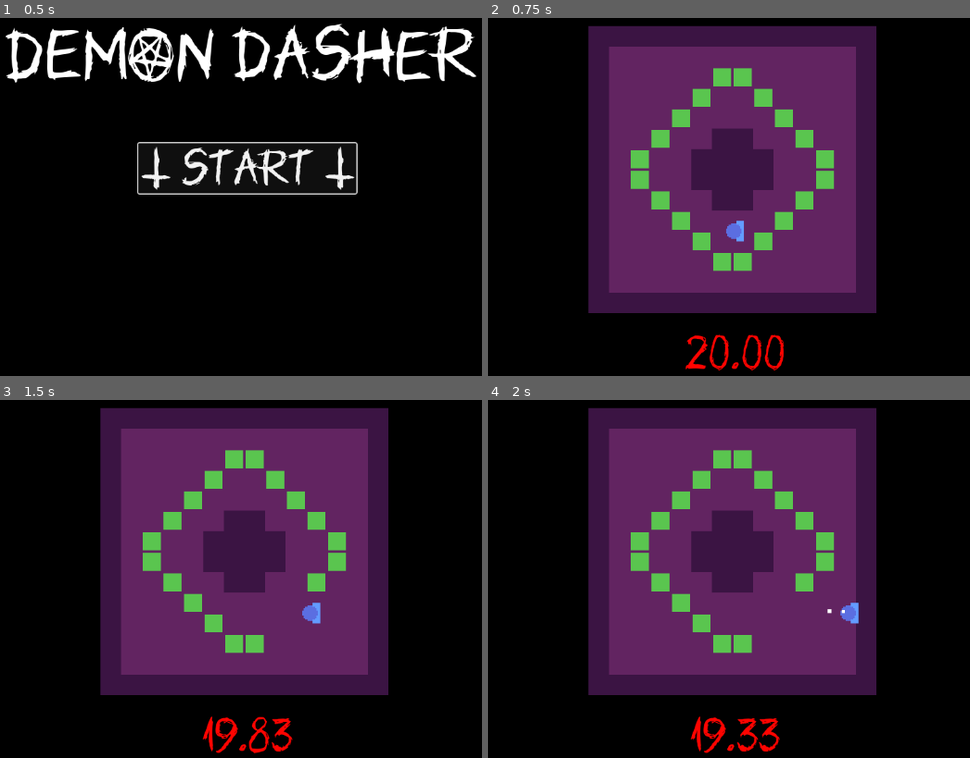
Above: before the commit, frames 1-4 (two rows, left to right).
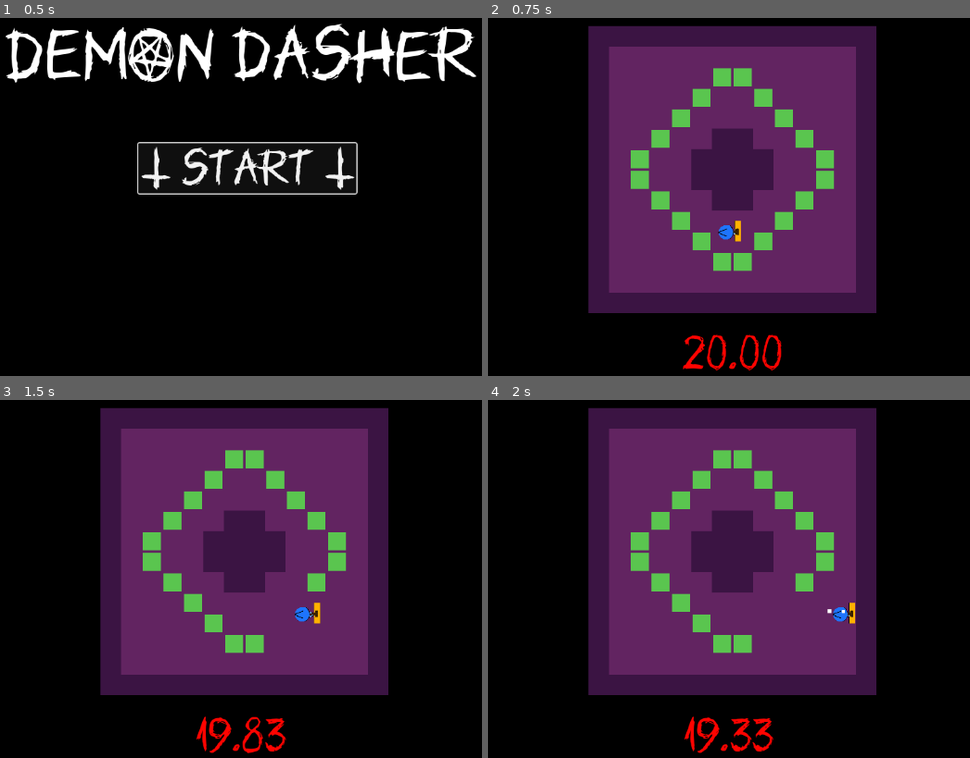
Above: after the commit, the same moments.

Repository: OwlyCode/LD55
Game: Godot game, scene res://Menu.tscn
The game is run twice, just before and just after one commit, with the same random seed, the same clock (stepped at 60 frames per second) and the same inputs.
Inputs:
- Up to frame 1 (0.5 s): no input
- Up to frame 2 (0.75 s): click "T Start T" at 0.5 s
- Up to frame 3 (1.5 s): tap Enter at 1.25 s; hold D (right) from 1.28 s (still down); tap Space (dash) at 1.35 s
- Up to frame 4 (2 s): keep holding D (right)

Frame 1 is identical in both runs. In frame 2, 1.2% of the frame differs, in the area x 40-62%, y 56-99%; in frame 3, 1.4%, in the area x 40-67%, y 56-99%; in frame 4, 1.4%.

Commit message:
Stuff

Diff:
--- a/GameController.gd
+++ b/GameController.gd
@@ -20,13 +20,19 @@
 func _process(_delta):
 	if current_level_instance != null:
 		if current_level_instance.get_node("TileMap").won:
-			#level.queue_free()
-			# current_level = (current_level + 1) % len(levels)
+			if victory_screen.visible == false:
+				victory_screen.get_node("VBoxContainer").position.y = -1000.0
+				get_node("/root/Game/VictorySound").play()
+				%VictorySlide.play("slide_ui");
+
 			victory_screen.visible = true;
 			%VictoryButton.grab_focus();
 
 		elif current_level_instance.get_node("TileMap").lost:
-			#level.queue_free()
+			if defeat_screen.visible == false:
+				get_node("/root/Game/DefeatSound").play()
+				%DefeatSlide.play("ui_slide");
+
 			defeat_screen.visible = true;
 			%DefeatButton.grab_focus();
 
--- a/Hero.gd
+++ b/Hero.gd
@@ -10,6 +10,9 @@
 
 	if velocity:
 		look_at(transform.origin + direction)
+		$AnimatedSprite2D.play("move")
+	else:
+		$AnimatedSprite2D.play("idle")
 
 var dash_asked = false
 
--- a/TimeDisplay.gd
+++ b/TimeDisplay.gd
@@ -6,4 +6,4 @@
 	if level == null:
 		return
 
-	text = "%.2f" % level.time
+	text = "%05.2f" % level.time
--- a/game.tscn
+++ b/game.tscn
@@ -1,12 +1,37 @@
-[gd_scene load_steps=13 format=3 uid="uid://d0bhst7mxaeo0"]
+[gd_scene load_steps=21 format=3 uid="uid://d0bhst7mxaeo0"]
 
 [ext_resource type="Script" path="res://GameController.gd" id="1_5damq"]
-[ext_resource type="Texture2D" uid="uid://dvc2l35t8t1uo" path="res://assets/hero.png" id="2_krm4d"]
 [ext_resource type="AudioStream" uid="uid://c8s1w4h4he2ql" path="res://assets/game_loop.mp3" id="2_p33cs"]
 [ext_resource type="Script" path="res://Hero.gd" id="3_ra3nm"]
 [ext_resource type="Script" path="res://TimeDisplay.gd" id="4_dm4ck"]
+[ext_resource type="Texture2D" uid="uid://cktul08japn6c" path="res://assets/hero/perso_principal0000.png" id="5_0ytsv"]
 [ext_resource type="FontFile" uid="uid://6ovh0s5ogn73" path="res://assets/Unutterable-Regular.ttf" id="6_gg3qu"]
+[ext_resource type="Texture2D" uid="uid://d335yy0w8orwg" path="res://assets/hero/perso_principal0001.png" id="6_l5nk5"]
 [ext_resource type="Texture2D" uid="uid://bgorf1ivrnuc0" path="res://assets/demon.png" id="7_0bdf2"]
+[ext_resource type="AudioStream" uid="uid://bkfl0spl1gb6c" path="res://assets/victory.wav" id="8_ebn7w"]
+[ext_resource type="AudioStream" uid="uid://bjt4fqvm5asxs" path="res://assets/defeat.wav" id="9_mg1cs"]
+
+[sub_resource type="SpriteFrames" id="SpriteFrames_bfs25"]
+animations = [{
+"frames": [{
+"duration": 1.0,
+"texture": ExtResource("6_l5nk5")
+}],
+"loop": true,
+"name": &"idle",
+"speed": 5.0
+}, {
+"frames": [{
+"duration": 1.0,
+"texture": ExtResource("5_0ytsv")
+}, {
+"duration": 1.0,
+"texture": ExtResource("6_l5nk5")
+}],
+"loop": true,
+"name": &"move",
+"speed": 5.0
+}]
 
 [sub_resource type="CircleShape2D" id="CircleShape2D_0cmyx"]
 radius = 6.0
@@ -21,8 +46,73 @@
 [sub_resource type="StyleBoxFlat" id="StyleBoxFlat_4i0eo"]
 bg_color = Color(0, 0.486275, 0.6, 0.658824)
 
+[sub_resource type="Animation" id="Animation_hibcg"]
+resource_name = "slide_ui"
+length = 0.5
+tracks/0/type = "value"
+tracks/0/imported = false
+tracks/0/enabled = true
+tracks/0/path = NodePath("UI/Victory/VBoxContainer:position")
+tracks/0/interp = 1
+tracks/0/loop_wrap = true
+tracks/0/keys = {
+"times": PackedFloat32Array(0, 0.5),
+"transitions": PackedFloat32Array(0.210224, 4.43828),
+"update": 0,
+"values": [Vector2(276, -300), Vector2(276, 251.5)]
+}
+tracks/1/type = "value"
+tracks/1/imported = false
+tracks/1/enabled = true
+tracks/1/path = NodePath("UI/Victory/VBoxContainer/HFlowContainer/VictoryButton:visible")
+tracks/1/interp = 1
+tracks/1/loop_wrap = true
+tracks/1/keys = {
+"times": PackedFloat32Array(0, 0.5),
+"transitions": PackedFloat32Array(1, 1),
+"update": 1,
+"values": [false, true]
+}
+
+[sub_resource type="AnimationLibrary" id="AnimationLibrary_81cgb"]
+_data = {
+"slide_ui": SubResource("Animation_hibcg")
+}
+
 [sub_resource type="StyleBoxFlat" id="StyleBoxFlat_6nblo"]
 bg_color = Color(0.6, 0.0705882, 0, 0.658824)
+
+[sub_resource type="Animation" id="Animation_r1ani"]
+resource_name = "ui_slide"
+tracks/0/type = "value"
+tracks/0/imported = false
+tracks/0/enabled = true
+tracks/0/path = NodePath("VBoxContainer:position")
+tracks/0/interp = 1
+tracks/0/loop_wrap = true
+tracks/0/keys = {
+"times": PackedFloat32Array(0, 1),
+"transitions": PackedFloat32Array(1, 1),
+"update": 0,
+"values": [Vector2(276, 1000), Vector2(276, 452)]
+}
+tracks/1/type = "value"
+tracks/1/imported = false
+tracks/1/enabled = true
+tracks/1/path = NodePath("%DefeatButton:visible")
+tracks/1/interp = 1
+tracks/1/loop_wrap = true
+tracks/1/keys = {
+"times": PackedFloat32Array(0, 1),
+"transitions": PackedFloat32Array(1, 1),
+"update": 1,
+"values": [false, true]
+}
+
+[sub_resource type="AnimationLibrary" id="AnimationLibrary_sia51"]
+_data = {
+"ui_slide": SubResource("Animation_r1ani")
+}
 
 [node name="Game" type="Node2D"]
 script = ExtResource("1_5damq")
@@ -33,7 +123,7 @@
 
 [node name="AudioStreamPlayer" type="AudioStreamPlayer" parent="."]
 stream = ExtResource("2_p33cs")
-volume_db = -15.361
+volume_db = -30.204
 autoplay = true
 
 [node name="AudioListener2D" type="AudioListener2D" parent="."]
@@ -44,10 +134,11 @@
 motion_mode = 1
 script = ExtResource("3_ra3nm")
 
-[node name="Hero" type="Sprite2D" parent="Hero"]
-texture_filter = 1
+[node name="AnimatedSprite2D" type="AnimatedSprite2D" parent="Hero"]
 rotation = 1.5708
-texture = ExtResource("2_krm4d")
+scale = Vector2(0.05, 0.05)
+sprite_frames = SubResource("SpriteFrames_bfs25")
+animation = &"move"
 
 [node name="CollisionShape2D" type="CollisionShape2D" parent="Hero"]
 shape = SubResource("CircleShape2D_0cmyx")
@@ -87,9 +178,9 @@
 anchor_top = 1.0
 anchor_right = 0.5
 anchor_bottom = 1.0
-offset_left = -32.5
-offset_top = -23.0
-offset_right = 32.5
+offset_left = -81.0
+offset_top = -70.0
+offset_right = 81.0
 grow_horizontal = 2
 grow_vertical = 0
 theme_override_colors/font_color = Color(1, 0.0156863, 0, 1)
@@ -97,7 +188,7 @@
 theme_override_constants/outline_size = 1
 theme_override_fonts/font = ExtResource("6_gg3qu")
 theme_override_font_sizes/font_size = 60
-text = "TIME: 00"
+text = "00:00"
 script = ExtResource("4_dm4ck")
 
 [node name="Victory" type="Panel" parent="UI"]
@@ -109,20 +200,23 @@
 grow_vertical = 2
 theme_override_styles/panel = SubResource("StyleBoxFlat_4i0eo")
 
+[node name="VictorySlide" type="AnimationPlayer" parent="UI/Victory"]
+unique_name_in_owner = true
+root_node = NodePath("../../..")
+libraries = {
+"": SubResource("AnimationLibrary_81cgb")
+}
+
 [node name="VBoxContainer" type="VBoxContainer" parent="UI/Victory"]
 layout_mode = 1
-anchors_preset = 8
+anchors_preset = 5
 anchor_left = 0.5
-anchor_top = 0.5
 anchor_right = 0.5
-anchor_bottom = 0.5
-offset_left = -288.5
-offset_top = -37.5
-offset_right = 288.5
-offset_bottom = 37.5
-grow_horizontal = 2
-grow_vertical = 2
-alignment = 1
+offset_left = -300.0
+offset_top = 251.5
+offset_right = 300.0
+offset_bottom = 396.5
+grow_horizontal = 2
 
 [node name="HFlowContainer2" type="HFlowContainer" parent="UI/Victory/VBoxContainer"]
 layout_mode = 2
@@ -168,6 +262,12 @@
 grow_horizontal = 2
 grow_vertical = 2
 theme_override_styles/panel = SubResource("StyleBoxFlat_6nblo")
+
+[node name="DefeatSlide" type="AnimationPlayer" parent="UI/Defeat"]
+unique_name_in_owner = true
+libraries = {
+"": SubResource("AnimationLibrary_sia51")
+}
 
 [node name="TextureRect" type="TextureRect" parent="UI/Defeat"]
 layout_mode = 0
@@ -185,12 +285,11 @@
 anchor_right = 0.5
 anchor_bottom = 0.5
 offset_left = -300.0
-offset_top = 128.0
+offset_top = 676.0
 offset_right = 300.0
-offset_bottom = 273.0
+offset_bottom = 821.001
 grow_horizontal = 2
 grow_vertical = 2
-alignment = 1
 
 [node name="HFlowContainer2" type="HFlowContainer" parent="UI/Defeat/VBoxContainer"]
 layout_mode = 2
@@ -224,8 +323,15 @@
 
 [node name="DefeatButton" type="Button" parent="UI/Defeat/VBoxContainer/HFlowContainer"]
 unique_name_in_owner = true
+visible = false
 layout_mode = 2
 text = "Restart level"
+
+[node name="VictorySound" type="AudioStreamPlayer" parent="."]
+stream = ExtResource("8_ebn7w")
+
+[node name="DefeatSound" type="AudioStreamPlayer" parent="."]
+stream = ExtResource("9_mg1cs")
 
 [connection signal="pressed" from="UI/Victory/VBoxContainer/HFlowContainer/VictoryButton" to="." method="_on_next_level_pressed"]
 [connection signal="pressed" from="UI/Defeat/VBoxContainer/HFlowContainer/DefeatButton" to="." method="_on_restart_level_pressed"]
Not shown, added: assets/defeat.wav.import
Not shown, changed: assets/game_loop.mp3.import
Binary file added: assets/hero/perso_principal0000.png
Not shown, added: assets/hero/perso_principal0000.png.import
Binary file added: assets/hero/perso_principal0001.png
Not shown, added: assets/hero/perso_principal0001.png.import
Not shown, added: assets/victory.wav.import
Not shown, added: assets/defeat.wav
Not shown, added: assets/victory.wav
